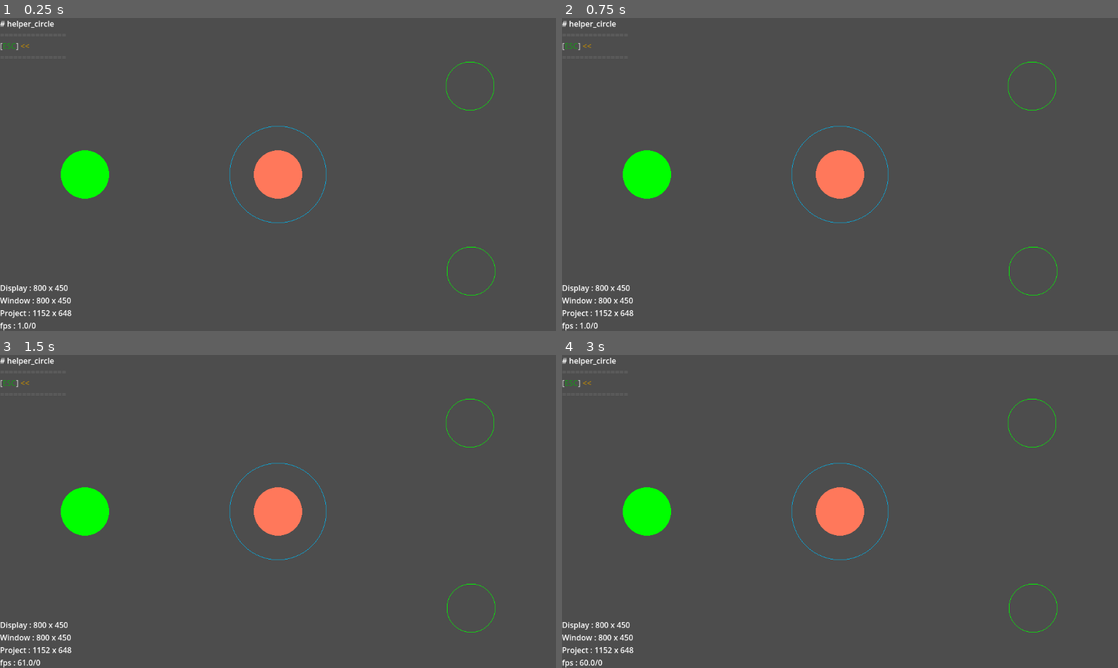
Above: before the commit, frames 1-4 (two rows, left to right).
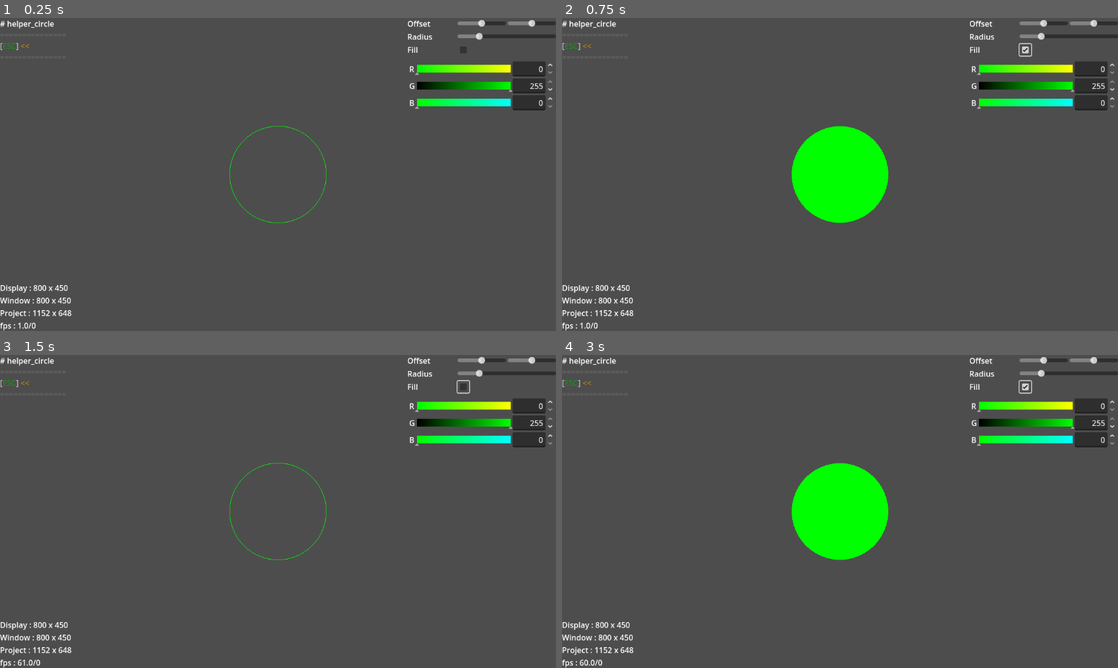
Above: after the commit, the same moments.

Repository: R2Road/godot_play_tool
Game: Godot game, scene res://test_helper/test_helper___circle.tscn
Same seed, same stepped clock (60 frames per second), same inputs: the game is played once before the commit and once after it. This scene is started directly instead of the project's main scene.
Inputs (mouse positions are in pixels of both pictures, inside the frame that each line leads up to):
- Up to frame 1 (0.25 s): no input
- Up to frame 2 (0.75 s): click (1023, 49) at 0.52 s
- Up to frame 3 (1.5 s): tap Enter at 1.25 s; move the mouse to (400, 495) at 1.27 s; hold D from 1.28 s (still down); tap 1 at 1.35 s; click (400, 495) at 1.42 s
- Up to frame 4 (3 s): tap Space at 1.52, 2 s; tap 2 at 1.55 s; release D at 2 s; drag from (728, 527) to (812, 574) at 2.02 s; tap Enter at 2.75 s; move the mouse to (895, 442) at 2.77 s; hold D from 2.78 s (still down); tap 3 at 2.85 s

The runs differ from the first frame. In frame 1, 5.1% of the frame differs, in the area x 10-100%, y 0-89%; in frame 2, 8.2%; in frame 3, 5.2%; in frame 4, 8.2%.
Error in both runs: Assertion failed. (res://addons/godot_play_tool/gdpt_global.gd:71)

Commit message:
update scene : test_helper___circle

Diff:
--- a/project/test_helper/test_helper___circle.gd
+++ b/project/test_helper/test_helper___circle.gd
@@ -6,9 +6,19 @@
 static func scene_name()->String:
 	return "helper_circle"
 
-
 static func scene_path()->String:
 	return super.scene_path()
+
+
+
+### Export #######################################################
+@export var helper_circle : GDPTHelper_Circle
+
+@export var offset_x_slider : HSlider
+@export var offset_y_slider : HSlider
+@export var radius_slider : HSlider
+@export var fill_checkbox : CheckBox
+@export var color_picker : ColorPicker
 
 
 
@@ -19,3 +29,25 @@
 	pam.add_back( Key.KEY_ESCAPE )
 	pam.add_split()
 	build_summary( eSceneType.TEST )
+
+	#
+	#
+	#
+	offset_x_slider.value = helper_circle.offset.x
+	offset_y_slider.value = helper_circle.offset.y
+
+	radius_slider.value = helper_circle.radius
+
+	fill_checkbox.button_pressed = helper_circle.fill
+
+	color_picker.color = helper_circle.color
+
+	#
+	offset_x_slider.value_changed.connect( func( value )->void: helper_circle.offset.x = value )
+	offset_y_slider.value_changed.connect( func( value )->void: helper_circle.offset.y = value )
+
+	radius_slider.value_changed.connect( func( value )->void: helper_circle.radius = value )
+
+	fill_checkbox.toggled.connect( func( value )->void: helper_circle.fill = value )
+
+	color_picker.color_changed.connect( func( value )->void: helper_circle.color = value )
--- a/project/test_helper/test_helper___circle.tscn
+++ b/project/test_helper/test_helper___circle.tscn
@@ -3,30 +3,85 @@
 [ext_resource type="Script" uid="uid://dd8e87gcfn7al" path="res://test_helper/test_helper___circle.gd" id="1_n8omk"]
 [ext_resource type="PackedScene" uid="uid://gpu5f7fm35o4" path="res://addons/godot_play_tool/helper/helper_circle.tscn" id="2_xu0ni"]
 
-[node name="test_helper___circle" type="Node2D"]
+[node name="test_helper___circle" type="Node2D" node_paths=PackedStringArray("helper_circle", "offset_x_slider", "offset_y_slider", "radius_slider", "fill_checkbox", "color_picker")]
 script = ExtResource("1_n8omk")
+helper_circle = NodePath("helper_circle")
+offset_x_slider = NodePath("CanvasLayer/GridContainer/Offset/OffsetX")
+offset_y_slider = NodePath("CanvasLayer/GridContainer/Offset/OffsetY")
+radius_slider = NodePath("CanvasLayer/GridContainer/Radius/Radius")
+fill_checkbox = NodePath("CanvasLayer/GridContainer/Fill/Fill")
+color_picker = NodePath("CanvasLayer/GridContainer/ColorPicker")
 
 [node name="Camera2D" type="Camera2D" parent="."]
 
-[node name="radius_test" parent="." instance=ExtResource("2_xu0ni")]
-color = Color(4.81308e-06, 0.713634, 0.935856, 1)
+[node name="helper_circle" parent="." instance=ExtResource("2_xu0ni")]
 radius = 100.0
 
-[node name="fill_test" parent="." instance=ExtResource("2_xu0ni")]
-color = Color(1, 0.470588, 0.356863, 1)
-radius = 50.0
-fill = true
+[node name="CanvasLayer" type="CanvasLayer" parent="."]
 
-[node name="offset_test_1" parent="." instance=ExtResource("2_xu0ni")]
-offset = Vector2(-400, 0)
-radius = 50.0
-fill = true
+[node name="GridContainer" type="VBoxContainer" parent="CanvasLayer"]
+anchors_preset = 1
+anchor_left = 1.0
+anchor_right = 1.0
+offset_left = -256.0
+offset_bottom = 168.0
+grow_horizontal = 0
+size_flags_horizontal = 8
 
-[node name="offset_test_2" parent="." instance=ExtResource("2_xu0ni")]
-offset = Vector2(400, 200)
-radius = 50.0
+[node name="Offset" type="HBoxContainer" parent="CanvasLayer/GridContainer"]
+layout_mode = 2
 
-[node name="offset_test_3" parent="." instance=ExtResource("2_xu0ni")]
-position = Vector2(198, -283)
-offset = Vector2(200, 100)
-radius = 50.0
+[node name="Label" type="Label" parent="CanvasLayer/GridContainer/Offset"]
+custom_minimum_size = Vector2(100, 0)
+layout_mode = 2
+text = "Offset"
+
+[node name="OffsetX" type="HSlider" parent="CanvasLayer/GridContainer/Offset"]
+custom_minimum_size = Vector2(100, 0)
+layout_mode = 2
+size_flags_vertical = 4
+min_value = -500.0
+max_value = 500.0
+
+[node name="OffsetY" type="HSlider" parent="CanvasLayer/GridContainer/Offset"]
+custom_minimum_size = Vector2(100, 0)
+layout_mode = 2
+size_flags_vertical = 4
+min_value = -500.0
+max_value = 500.0
+
+[node name="Radius" type="HBoxContainer" parent="CanvasLayer/GridContainer"]
+layout_mode = 2
+
+[node name="Label" type="Label" parent="CanvasLayer/GridContainer/Radius"]
+custom_minimum_size = Vector2(100, 0)
+layout_mode = 2
+text = "Radius"
+
+[node name="Radius" type="HSlider" parent="CanvasLayer/GridContainer/Radius"]
+custom_minimum_size = Vector2(100, 0)
+layout_mode = 2
+size_flags_horizontal = 3
+size_flags_vertical = 4
+max_value = 500.0
+
+[node name="Fill" type="HBoxContainer" parent="CanvasLayer/GridContainer"]
+layout_mode = 2
+
+[node name="Label" type="Label" parent="CanvasLayer/GridContainer/Fill"]
+custom_minimum_size = Vector2(100, 0)
+layout_mode = 2
+text = "Fill"
+
+[node name="Fill" type="CheckBox" parent="CanvasLayer/GridContainer/Fill"]
+layout_mode = 2
+
+[node name="ColorPicker" type="ColorPicker" parent="CanvasLayer/GridContainer"]
+custom_minimum_size = Vector2(200, 0)
+layout_mode = 2
+edit_alpha = false
+picker_shape = 4
+sampler_visible = false
+color_modes_visible = false
+hex_visible = false
+presets_visible = false
